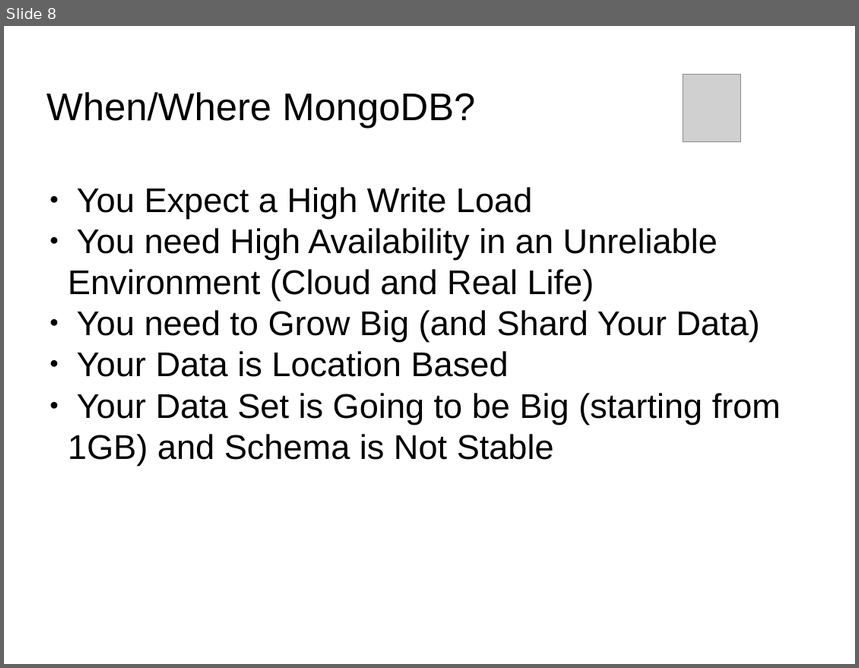
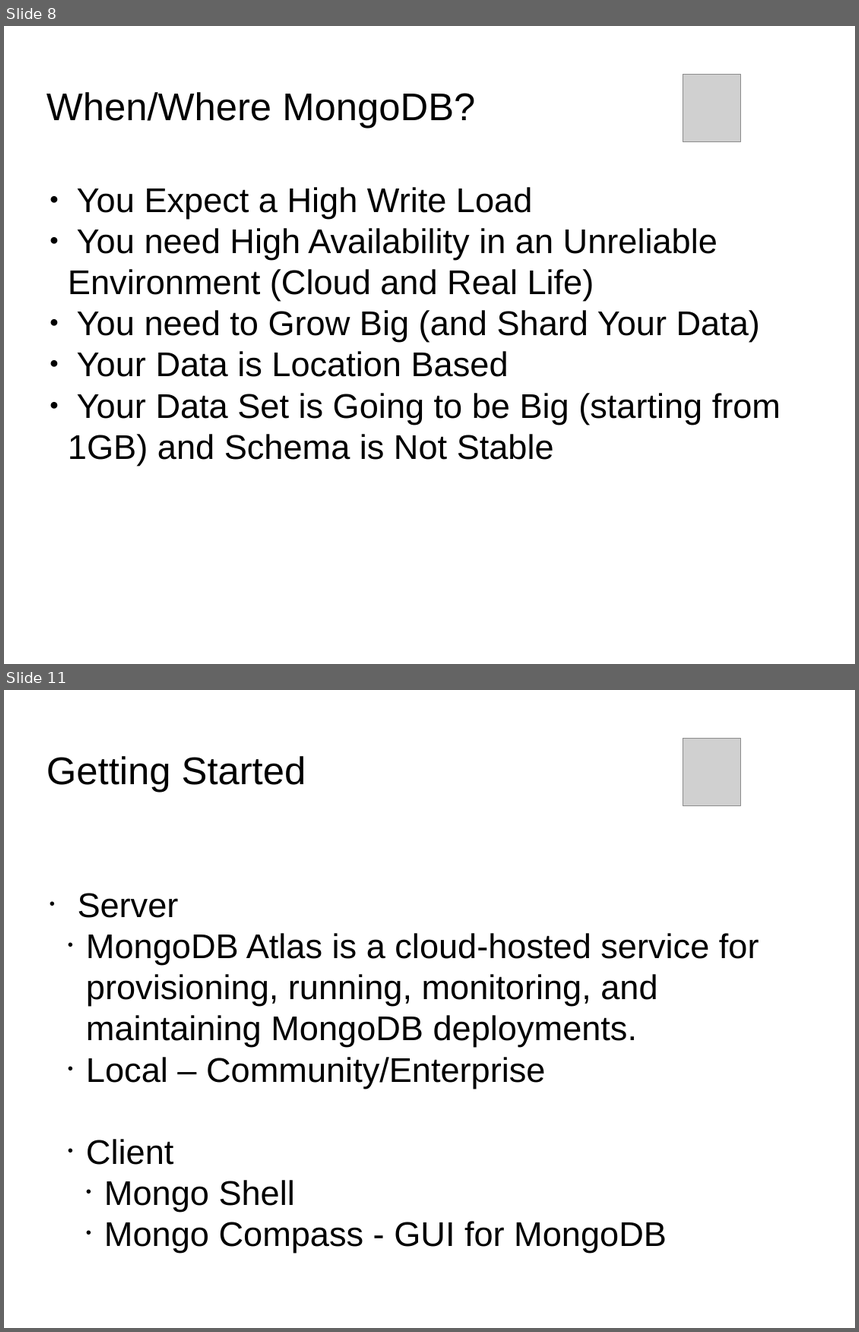
Before and after one commit to Bhakti/mongo_session, a slide deck: MongoDB_Session.odp. Shown one above the other, each under a label of ours: slide 8 before the commit, slides 8 and 11 after it; the slides between them are not shown. The pictures are 859x668 and 859x1332 pixels, drawn with LibreOffice and Linux fonts; fonts in the diff are those of the drawing; grey boxes stand for pictures; background and template pictures are left out. Boxes give left, top, right and bottom in pixels: in the first picture for what was removed or moved away, otherwise in the second. Text is boxed around its words. In the diff, an @@ line names an element or a change of style, - is before the commit and + after.

```diff
--- a/MongoDB_Session.odp
+++ b/MongoDB_Session.odp
@@ slide 11 added at (4,690,855,1328), background picture (left out) @@
@@ title added at (47,756,306,792), 36 pt, text #000000 @@
+Getting Started
@@ picture added at (683,738,742,806) @@
@@ subtitle added at (78,893,759,1253), 32 pt, text #000000 @@
+• Server
+  • MongoDB Atlas is a cloud-hosted service for provisioning, running, monitoring, and maintaining MongoDB deployments.
+  • Local – Community/Enterprise
+  • Client
+    • Mongo Shell
+    • Mongo Compass - GUI for MongoDB
```
Also in this commit, not shown: 5 slides changed, 2 other slides added, 2 slides removed, 2 other files.
